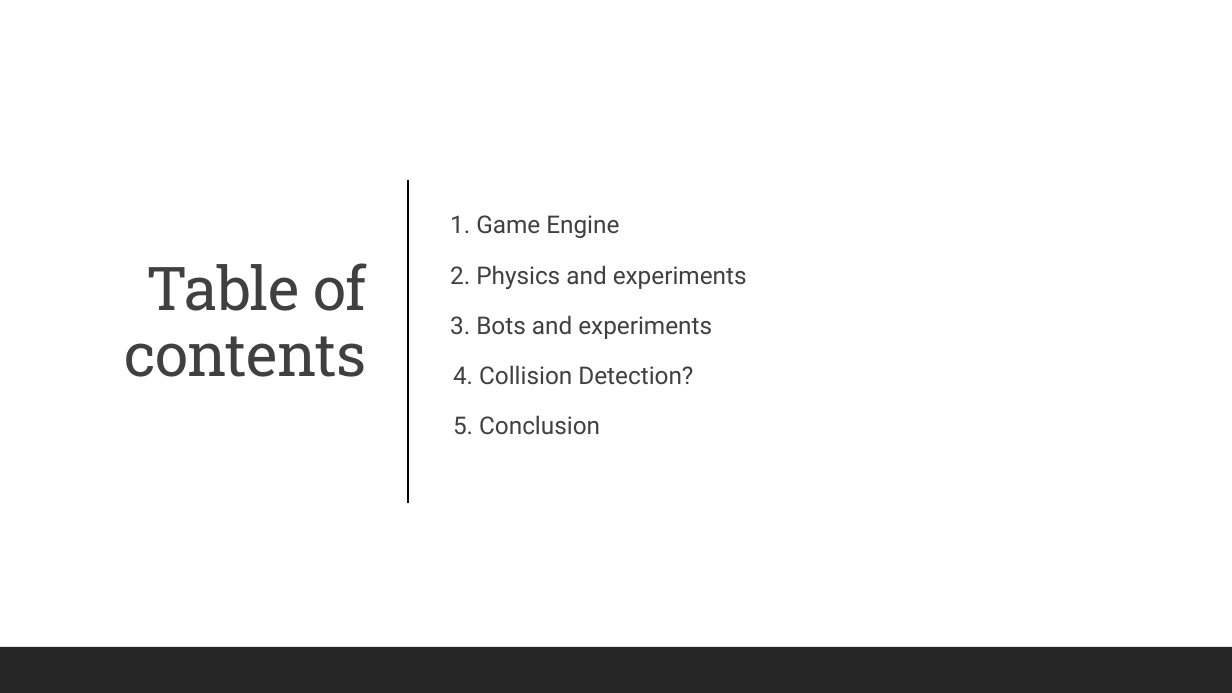
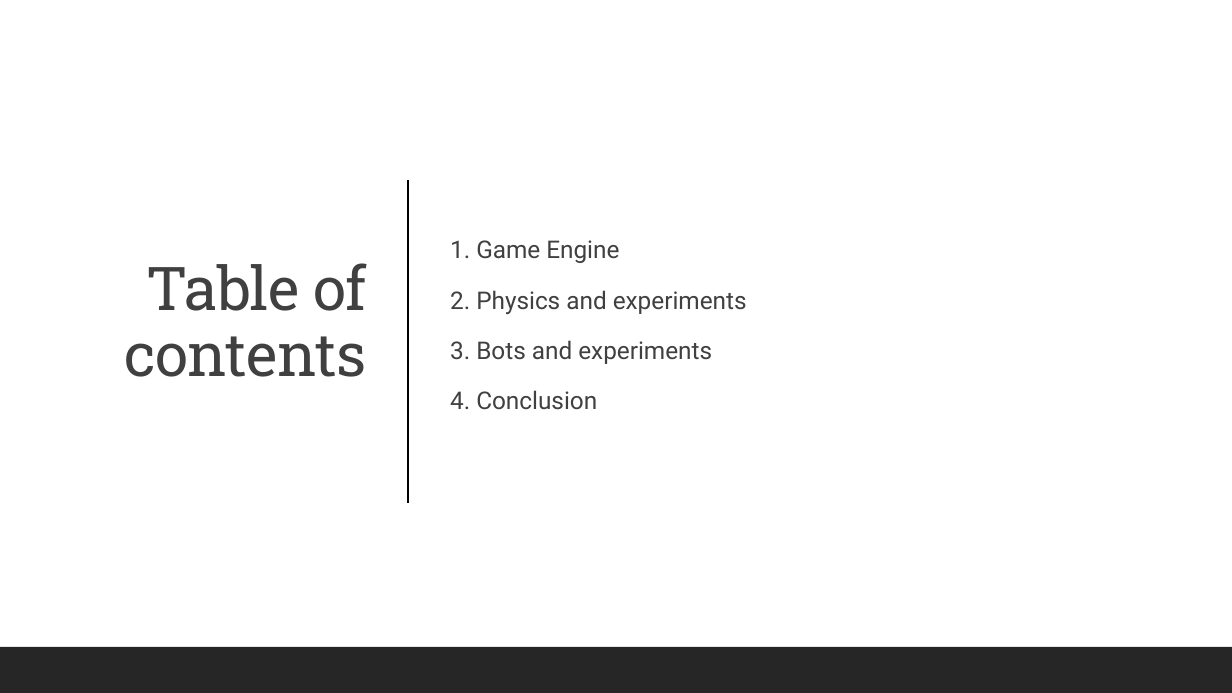
Before and after one commit to renesteeman/Project1-2_Group4, a slide deck: slide 3 of 04-PresentationThirdPhase.pptx. Drawn at 1232x693 pixels with LibreOffice and Linux fonts; fonts in the diff are those of the drawing. Boxes give left, top, right and bottom in pixels: in the first picture for what was removed or moved away, otherwise in the second. Text is boxed around its words. In the diff, an @@ line names an element or a change of style, - is before the commit and + after.

Commit message:
Presentation updates

```diff
--- a/04-PresentationThirdPhase.pptx
+++ b/04-PresentationThirdPhase.pptx
@@ text at (450,390,597,410): text changed @@
-4. Collision Detection?
-5. Conclusion
+  4. Conclusion
```
Also in this commit, not shown: 1 slide removed, 1 other file.
